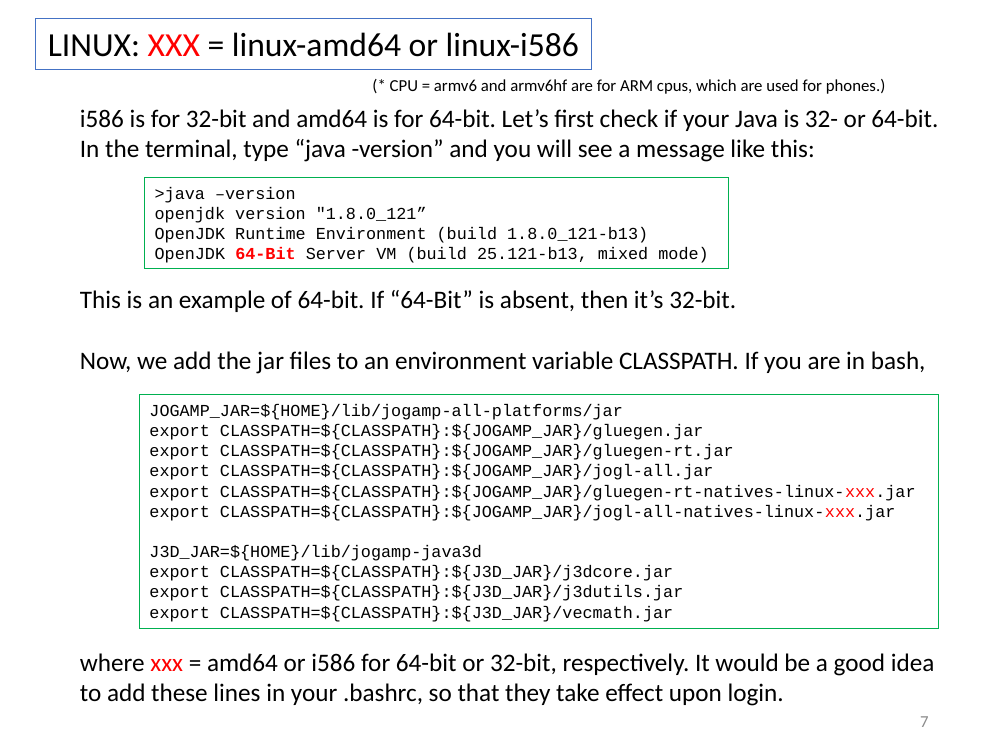
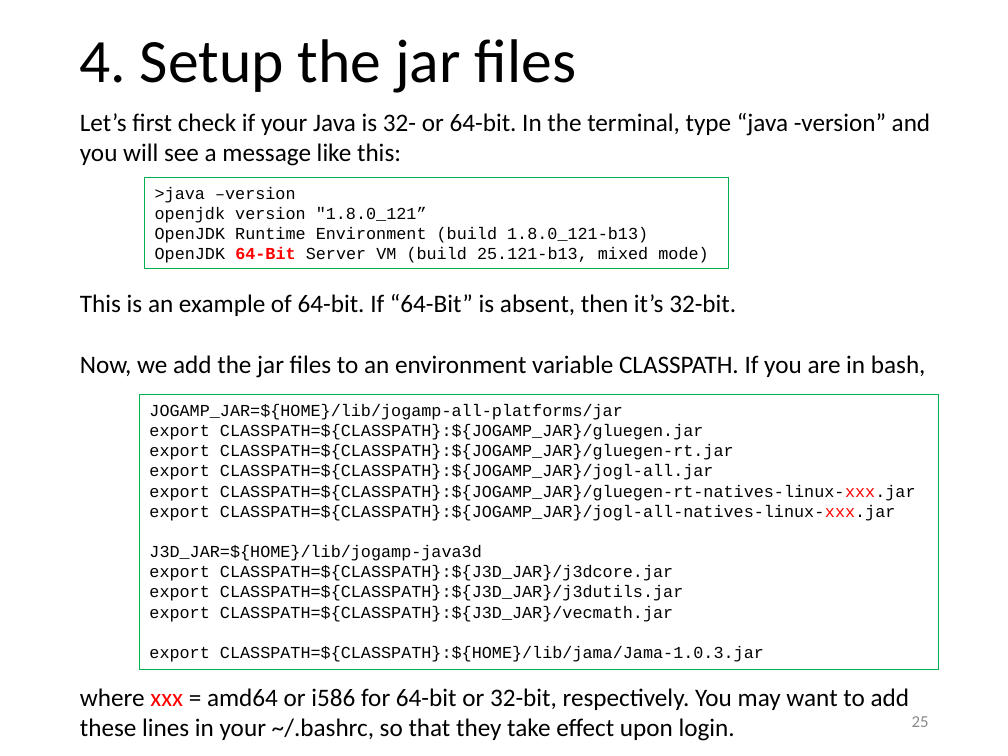
Before and after one commit to yagikiyoshi/sindo, a slide deck: slide 26 of doc/JSindo/install.pptx (slide 8 before the commit). Drawn at 1008x756 pixels with LibreOffice and Linux fonts; fonts in the diff are those of the drawing. Boxes give left, top, right and bottom in pixels: in the first picture for what was removed or moved away, otherwise in the second. Text is boxed around its words. In the diff, an @@ line names an element or a change of style, - is before the commit and + after.

```diff
--- a/doc/JSindo/install.pptx
+++ b/doc/JSindo/install.pptx
@@ rectangle removed at box(35, 18, 592, 69) @@
-LINUX: XXX = linux-amd64 or linux-i586
@@ title added at box(79, 39, 576, 93), 44 pt, text #000000 @@
+4. Setup the jar files
@@ text removed at box(390, 79, 886, 94) @@
-(* CPU = armv6 and armv6hf are for ARM cpus, which are used for phones.)
@@ text at box(80, 113, 931, 166): text changed @@
-i586 is for 32-bit and amd64 is for 64-bit. Let’s first check if your Java is 32- or 64-bit. In the terminal, type “java -version” and you will see a message like this:
+Let’s first check if your Java is 32- or 64-bit. In the terminal, type “java -version” and you will see a message like this:
@@ rectangle "JOGAMP_JAR=${HOME}/lib/jogamp-all-platforms/jar": place and size @@
-rectangle "JOGAMP_JAR=${HOME}/lib/jogamp-all-platforms/jar" at box(139, 395, 938, 629)
+rectangle "JOGAMP_JAR=${HOME}/lib/jogamp-all-platforms/jar" at box(139, 395, 938, 670)
@@ text in rectangle at box(149, 646, 764, 662): paragraph added @@
+export CLASSPATH=${CLASSPATH}:${HOME}/lib/jama/Jama-1.0.3.jar
@@ text at box(80, 688, 910, 741): text changed @@
-where xxx = amd64 or i586 for 64-bit or 32-bit, respectively. It would be a good idea to add these lines in your .bashrc, so that they take effect upon login.
+where xxx = amd64 or i586 for 64-bit or 32-bit, respectively. You may want to add these lines in your ~/.bashrc, so that they take effect upon login.
@@ page number at box(912, 716, 929, 727): text changed @@
-7
+25
```
Also in this commit, not shown: 10 other slides changed, 18 slides added, 1 other file.
